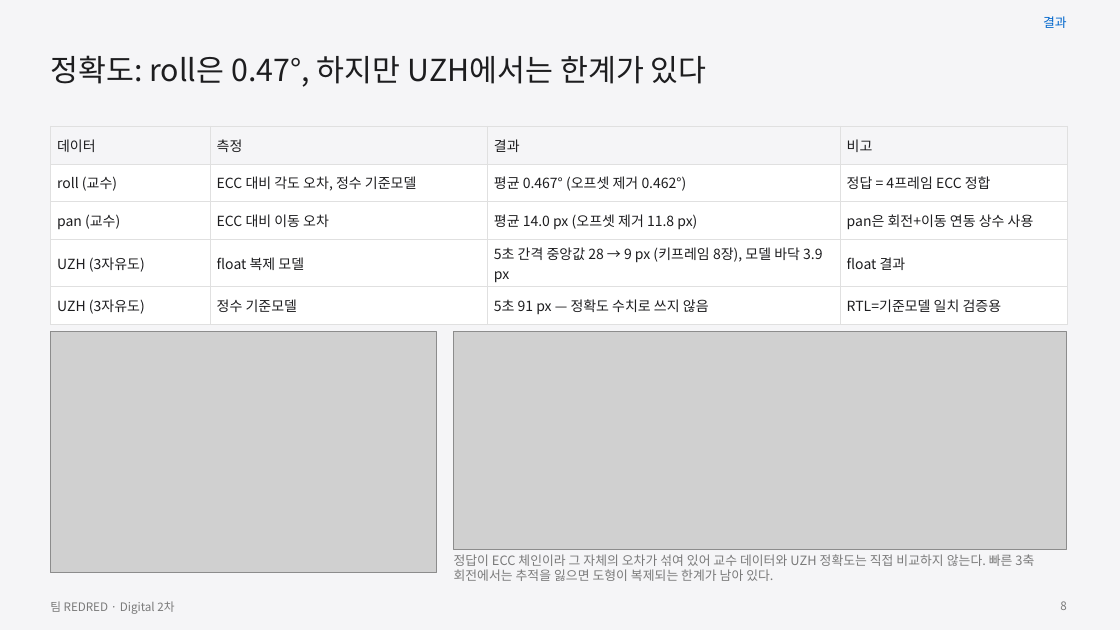
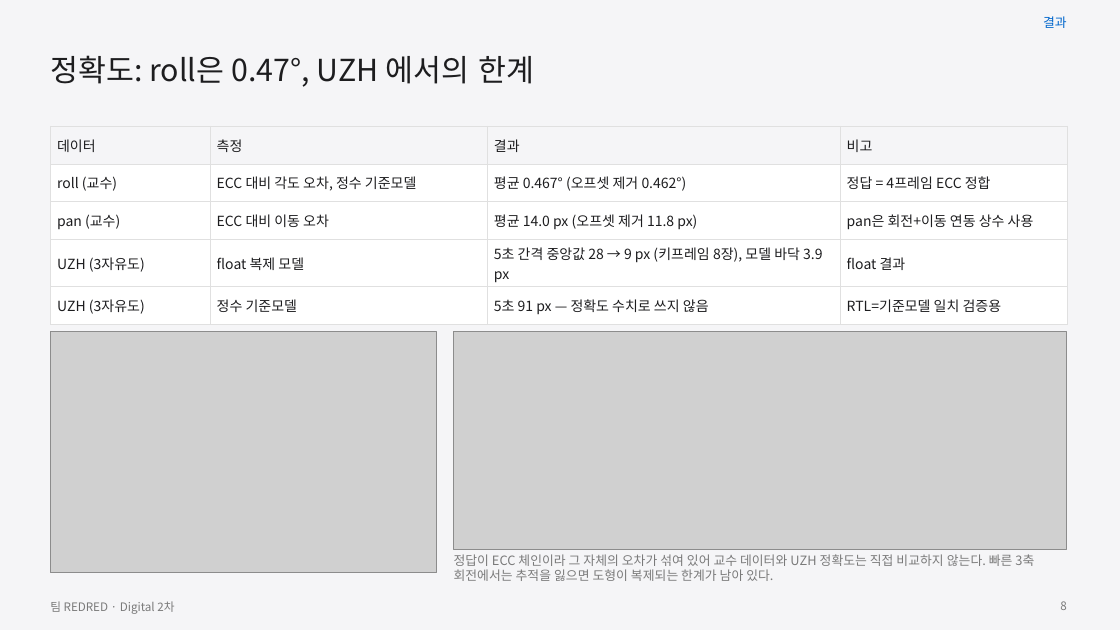
Before and after one commit to GangHeeJo/AI-SEMI, a slide deck: slide 8 of submission/REDRED_2차_발표자료_칩S.pptx. Drawn at 1120x630 pixels with LibreOffice and Linux fonts; fonts in the diff are those of the drawing; grey boxes stand for pictures. Boxes give left, top, right and bottom in pixels: in the first picture for what was removed or moved away, otherwise in the second. Text is boxed around its words. In the diff, an @@ line names an element or a change of style, - is before the commit and + after.

```diff
--- a/submission/REDRED_2차_발표자료_칩S.pptx
+++ b/submission/REDRED_2차_발표자료_칩S.pptx
@@ text at (50,55,534,87): text changed @@
-정확도: roll은 0.47°, 하지만 UZH에서는 한계가 있다
+정확도: roll은 0.47°, UZH 에서의 한계
```
Also in this commit, not shown: 17 other slides changed, 4 other files.
